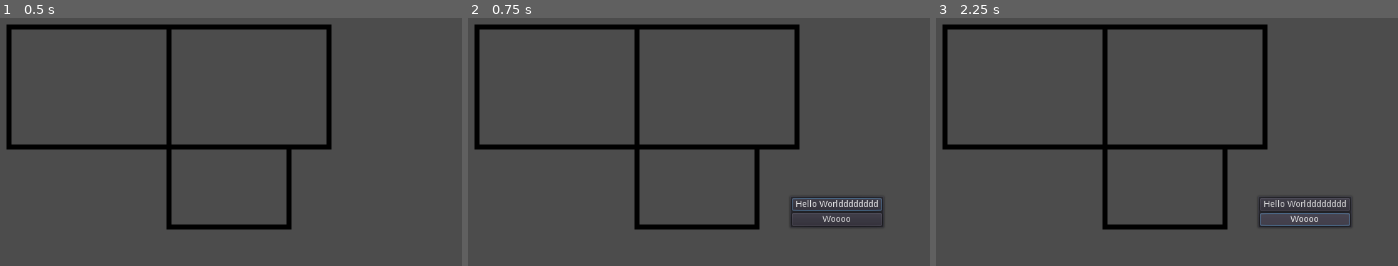
Above: before the commit, frames 1-3 (left to right).
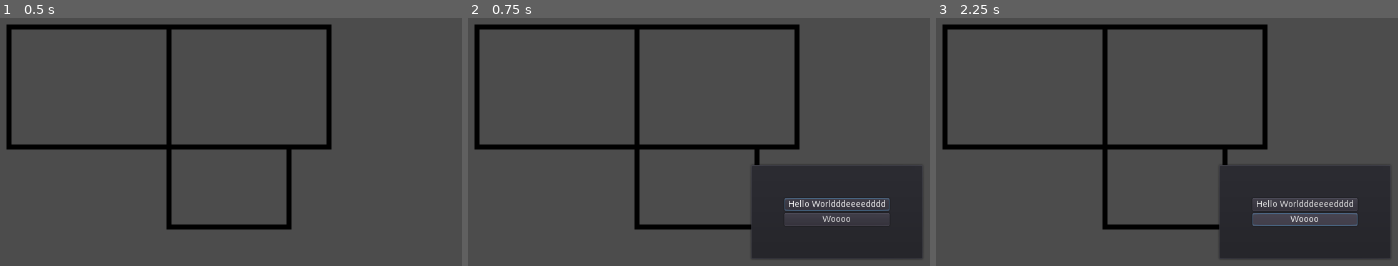
Above: after the commit, the same moments.

Repository: Coreball/settlement-game
Game: Godot game, scene res://buildings/building_test.tscn
The game is run twice, just before and just after one commit, with the same random seed, the same clock (stepped at 60 frames per second) and the same inputs. Before the commit the project has no main scene; this scene is started directly in both runs.
Inputs (mouse positions are in pixels of both pictures, inside the frame that each line leads up to):
- Up to frame 1 (0.5 s): no input
- Up to frame 2 (0.75 s): tap Enter at 0.5 s; move the mouse to (555, 87) at 0.52 s; click (555, 87) at 0.67 s
- Up to frame 3 (2.25 s): click "Hello Worldddddddd" (after the commit: "Hello Worldddeeeedddd") at 1.25 s; click "Woooo" at 2 s

Frame 1 is identical in both runs. In frame 2, 11% of the frame differs, in the area x 61-99%, y 59-98%; in frame 3, 11%.

Commit message:
Main menu basic

Diff:
--- a/project.godot
+++ b/project.godot
@@ -16,6 +16,7 @@
 [application]
 
 config/name="Settlement Game"
+run/main_scene="res://scenes/main_menu.tscn"
 config/icon="res://icon.png"
 
 [display]
--- /dev/null
+++ b/scenes/main_menu.gd
@@ -0,0 +1,15 @@
+extends MarginContainer
+
+const building_test = preload("res://buildings/building_test.tscn")
+
+# Called when the node enters the scene tree for the first time.
+func _ready():
+	pass # Replace with function body.
+
+
+func _on_Start_pressed():
+	get_tree().change_scene_to(building_test)
+
+
+func _on_Exit_pressed():
+	get_tree().quit()
--- /dev/null
+++ b/scenes/main_menu.tscn
@@ -0,0 +1,44 @@
+[gd_scene load_steps=2 format=2]
+
+[ext_resource path="res://scenes/main_menu.gd" type="Script" id=1]
+
+[node name="MainMenu" type="MarginContainer"]
+anchor_right = 1.0
+anchor_bottom = 1.0
+script = ExtResource( 1 )
+__meta__ = {
+"_edit_use_anchors_": false
+}
+
+[node name="VBoxContainer" type="VBoxContainer" parent="."]
+margin_left = 584.0
+margin_top = 323.0
+margin_right = 695.0
+margin_bottom = 397.0
+size_flags_horizontal = 4
+size_flags_vertical = 4
+custom_constants/separation = 10
+alignment = 1
+__meta__ = {
+"_edit_use_anchors_": false
+}
+
+[node name="Title" type="Label" parent="VBoxContainer"]
+margin_right = 111.0
+margin_bottom = 14.0
+text = "settlement-game"
+align = 1
+
+[node name="Start" type="Button" parent="VBoxContainer"]
+margin_top = 24.0
+margin_right = 111.0
+margin_bottom = 44.0
+text = "Start"
+
+[node name="Exit" type="Button" parent="VBoxContainer"]
+margin_top = 54.0
+margin_right = 111.0
+margin_bottom = 74.0
+text = "Exit"
+[connection signal="pressed" from="VBoxContainer/Start" to="." method="_on_Start_pressed"]
+[connection signal="pressed" from="VBoxContainer/Exit" to="." method="_on_Exit_pressed"]
--- a/ui/room_detail.tscn
+++ b/ui/room_detail.tscn
@@ -1,28 +1,43 @@
 [gd_scene format=2]
 
 [node name="Popup" type="PopupPanel"]
-margin_right = -0.320007
-margin_bottom = 0.23999
+margin_right = 276.0
+margin_bottom = 152.0
+__meta__ = {
+"_edit_use_anchors_": false
+}
 
-[node name="VBoxContainer" type="VBoxContainer" parent="."]
+[node name="MarginContainer" type="MarginContainer" parent="."]
 anchor_right = 1.0
 anchor_bottom = 1.0
 margin_left = 4.0
 margin_top = 4.0
 margin_right = -4.0
 margin_bottom = -4.0
+custom_constants/margin_right = 50
+custom_constants/margin_top = 50
+custom_constants/margin_left = 50
+custom_constants/margin_bottom = 50
 __meta__ = {
 "_edit_use_anchors_": false
 }
 
-[node name="Button" type="Button" parent="VBoxContainer"]
-margin_top = 4.0
-margin_right = 144.0
-margin_bottom = 24.0
-text = "Hello Worldddddddd"
+[node name="VBoxContainer" type="VBoxContainer" parent="MarginContainer"]
+margin_left = 50.0
+margin_top = 50.0
+margin_right = 218.0
+margin_bottom = 94.0
+__meta__ = {
+"_edit_use_anchors_": false
+}
 
-[node name="Button2" type="Button" parent="VBoxContainer"]
-margin_top = 28.0
-margin_right = 144.0
-margin_bottom = 48.0
+[node name="Button" type="Button" parent="MarginContainer/VBoxContainer"]
+margin_right = 168.0
+margin_bottom = 20.0
+text = "Hello Worldddeeeedddd"
+
+[node name="Button2" type="Button" parent="MarginContainer/VBoxContainer"]
+margin_top = 24.0
+margin_right = 168.0
+margin_bottom = 44.0
 text = "Woooo"
